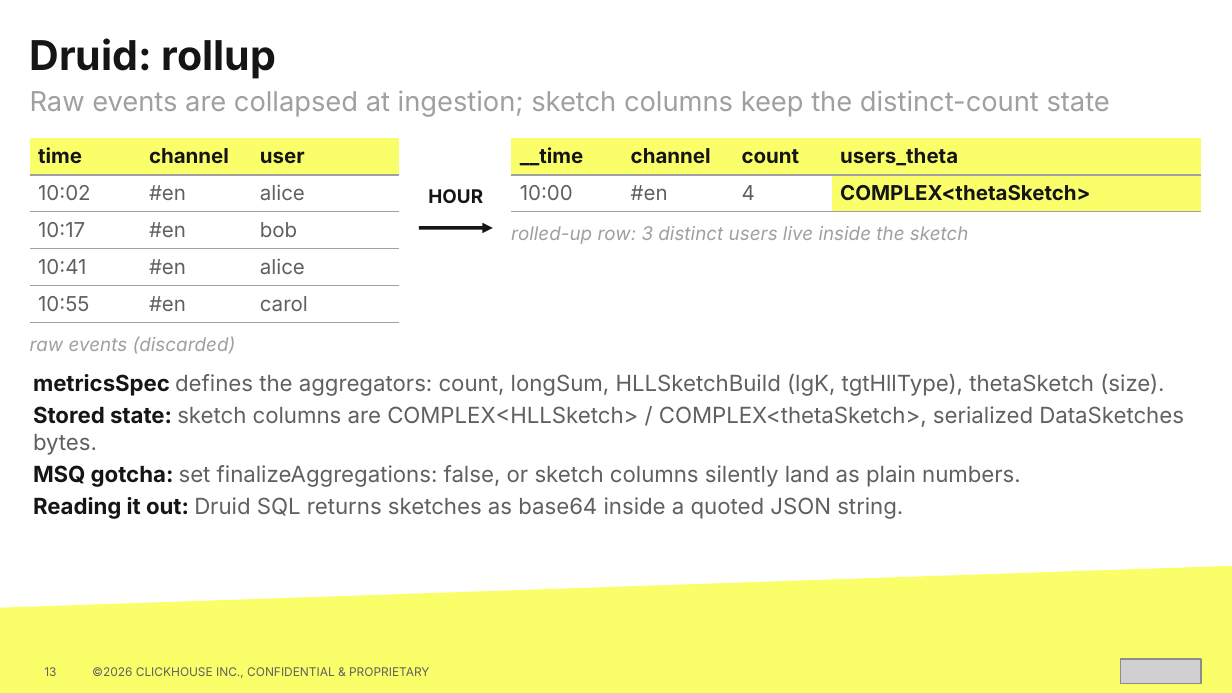
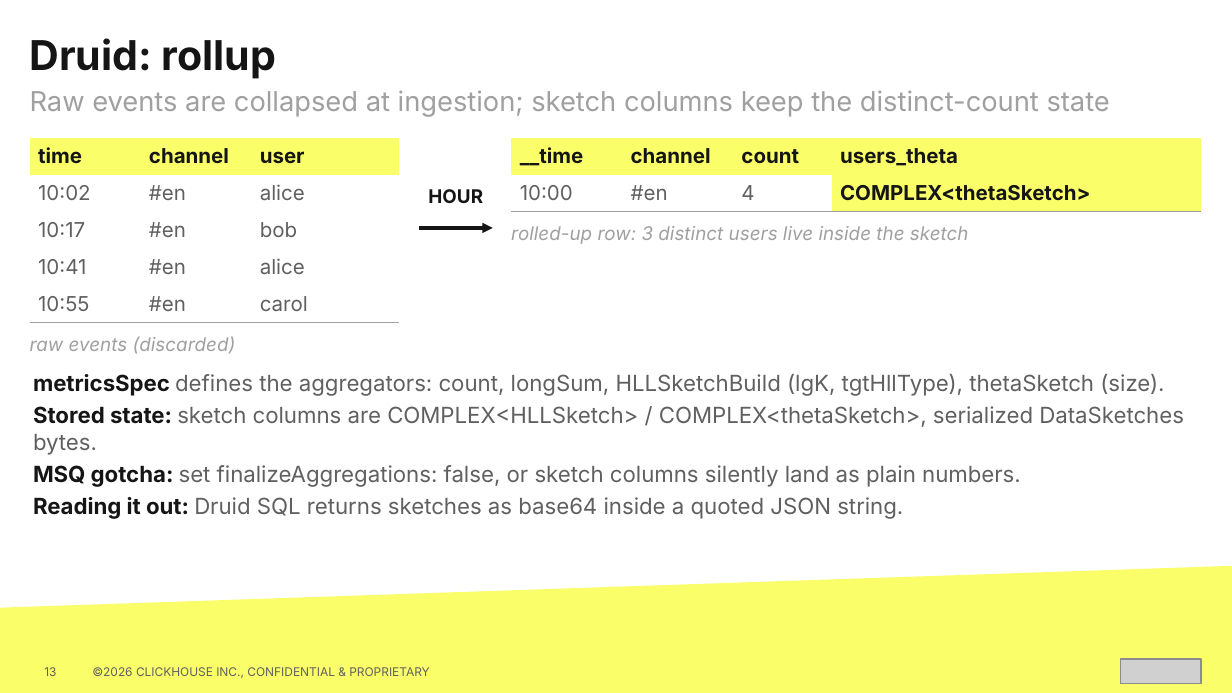
Before and after one commit to hellmarbecker/druid-sketches-migration, a slide deck: slide 13 of presentations/druid-sketches-migration.pptx. Drawn at 1232x693 pixels with LibreOffice and Linux fonts; fonts in the diff are those of the drawing; grey boxes stand for pictures. Boxes give left, top, right and bottom in pixels: in the first picture for what was removed or moved away, otherwise in the second. Text is boxed around its words. In the diff, an @@ line names an element or a change of style, - is before the commit and + after.

```diff
--- a/presentations/druid-sketches-migration.pptx
+++ b/presentations/druid-sketches-migration.pptx
@@ table at box(30, 138, 399, 542) @@
@@ borders changed @@
@@ table at box(511, 138, 1201, 542) @@
@@ borders changed @@
```
Also in this commit, not shown: 19 other slides changed.
